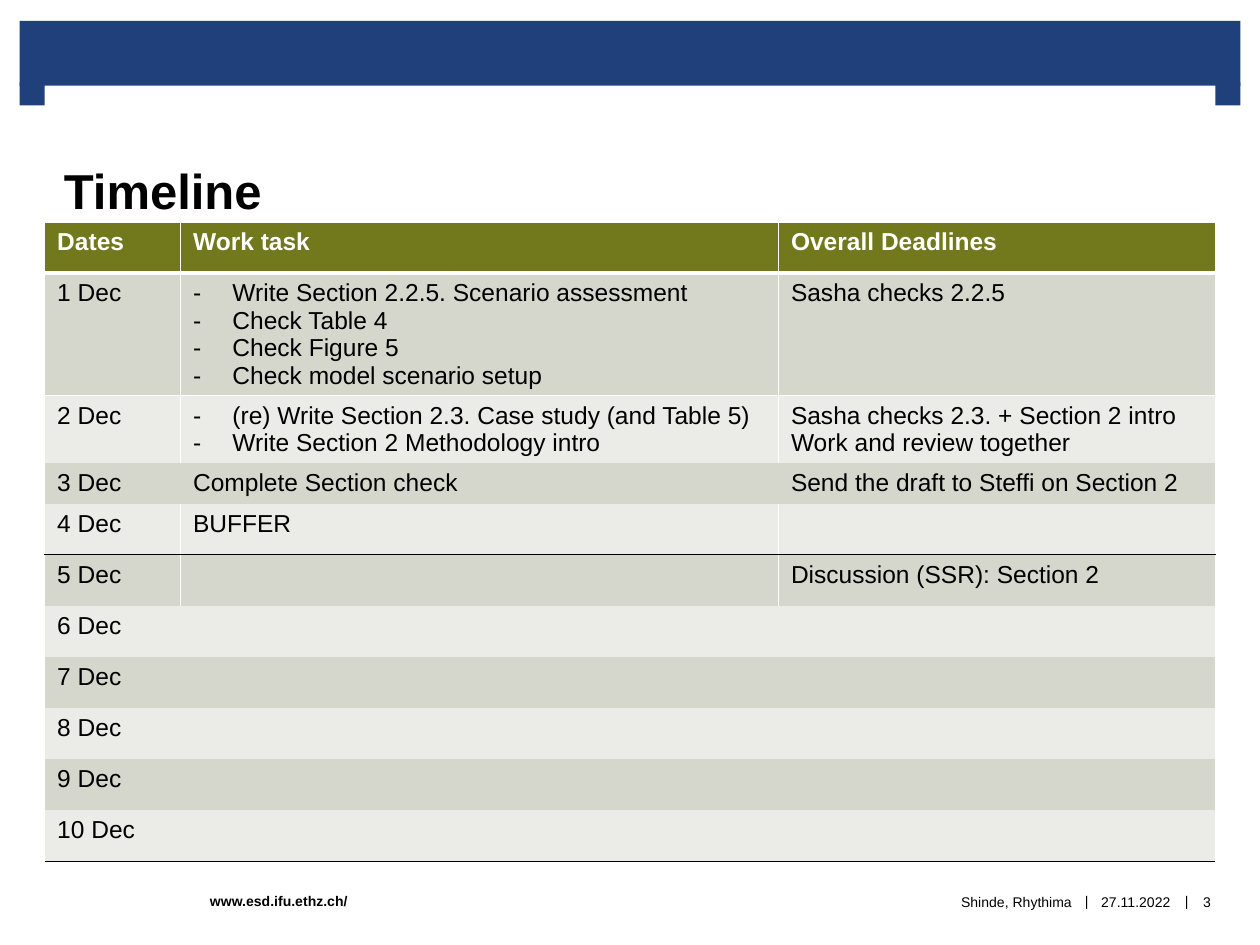
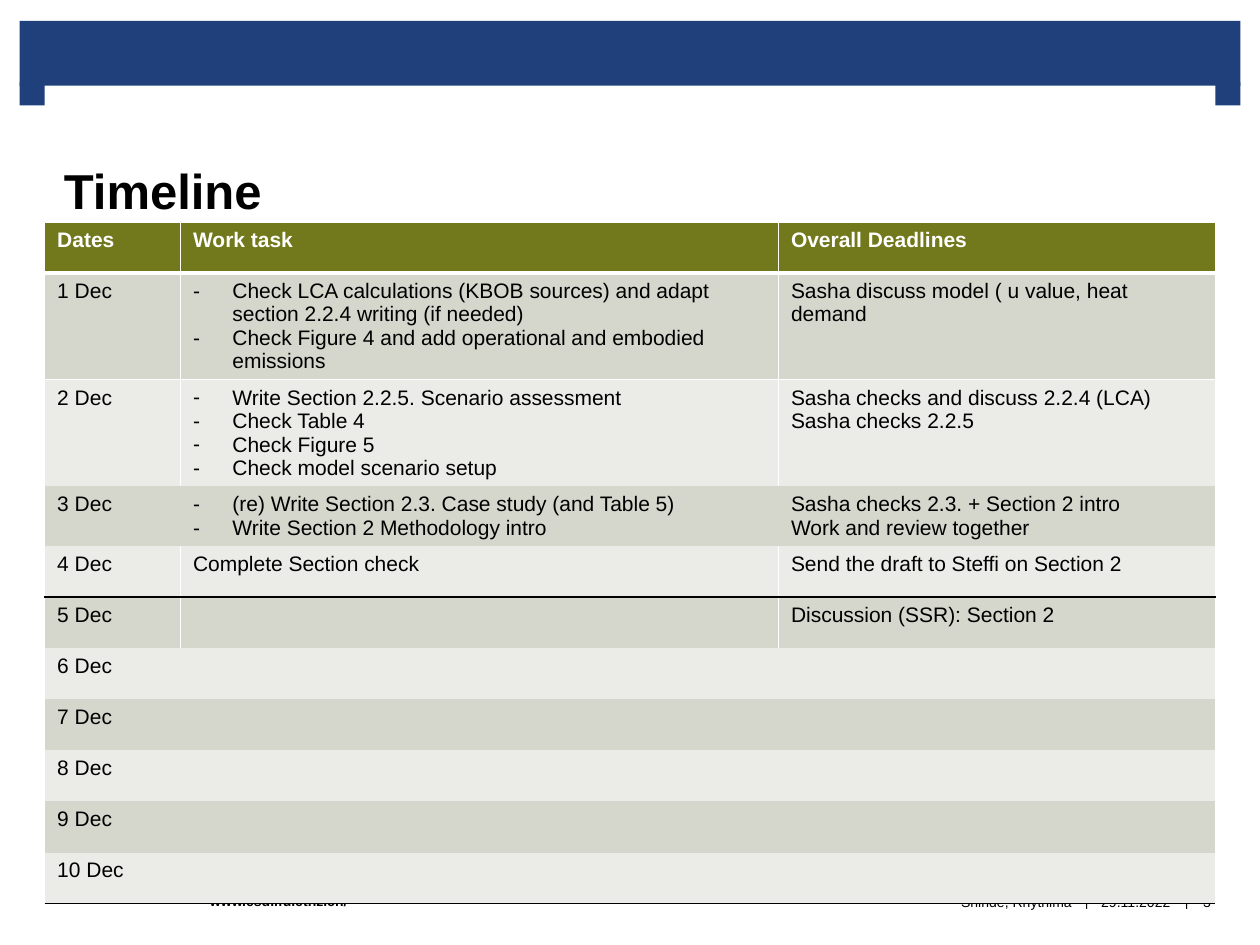
Before and after one commit to rhythimashinde/building-model, a slide deck: slide 3 of final/Discussion_paper.pptx. Drawn at 1260x945 pixels with LibreOffice and Linux fonts; fonts in the diff are those of the drawing; background and template pictures are left out. Boxes give left, top, right and bottom in pixels: in the first picture for what was removed or moved away, otherwise in the second. Text is boxed around its words. In the diff, an @@ line names an element or a change of style, - is before the commit and + after.

```diff
--- a/final/Discussion_paper.pptx
+++ b/final/Discussion_paper.pptx
@@ table at (44, 222, 1216, 920) @@
-row 2, column 2: Write Section 2.2.5. Scenario assessment / Check Table 4 / Check Figure 5 / Check model scenario setup
+row 2, column 2: Check LCA calculations (KBOB sources) and adapt section 2.2.4 writing (if needed) / Check Figure 4 and add operational and embodied emissions
-row 2, column 3: Sasha checks 2.2.5
+row 2, column 3: Sasha discuss model ( u value, heat demand
-row 3, column 2: (re) Write Section 2.3. Case study (and Table 5) / Write Section 2 Methodology intro
+row 3, column 2: Write Section 2.2.5. Scenario assessment / Check Table 4 / Check Figure 5 / Check model scenario setup
-row 3, column 3: Sasha checks 2.3. + Section 2 intro / Work and review together
+row 3, column 3: Sasha checks and discuss 2.2.4 (LCA) / Sasha checks 2.2.5
-row 4, column 2: Complete Section check
+row 4, column 2: (re) Write Section 2.3. Case study (and Table 5) / Write Section 2 Methodology intro
-row 4, column 3: Send the draft to Steffi on Section 2
+row 4, column 3: Sasha checks 2.3. + Section 2 intro / Work and review together
-row 5, column 2: BUFFER
+row 5, column 2: Complete Section check
-row 5, column 3: 
+row 5, column 3: Send the draft to Steffi on Section 2
@@ size 14 to 12 pt in "Dates", "Work task", "Overall Deadlines", "1 Dec" and 10 more places @@
@@ text at (1101, 903, 1170, 907): text changed @@
-27.11.2022
+29.11.2022
```
Also in this commit, not shown: 11 other slides changed, 9 other files.
